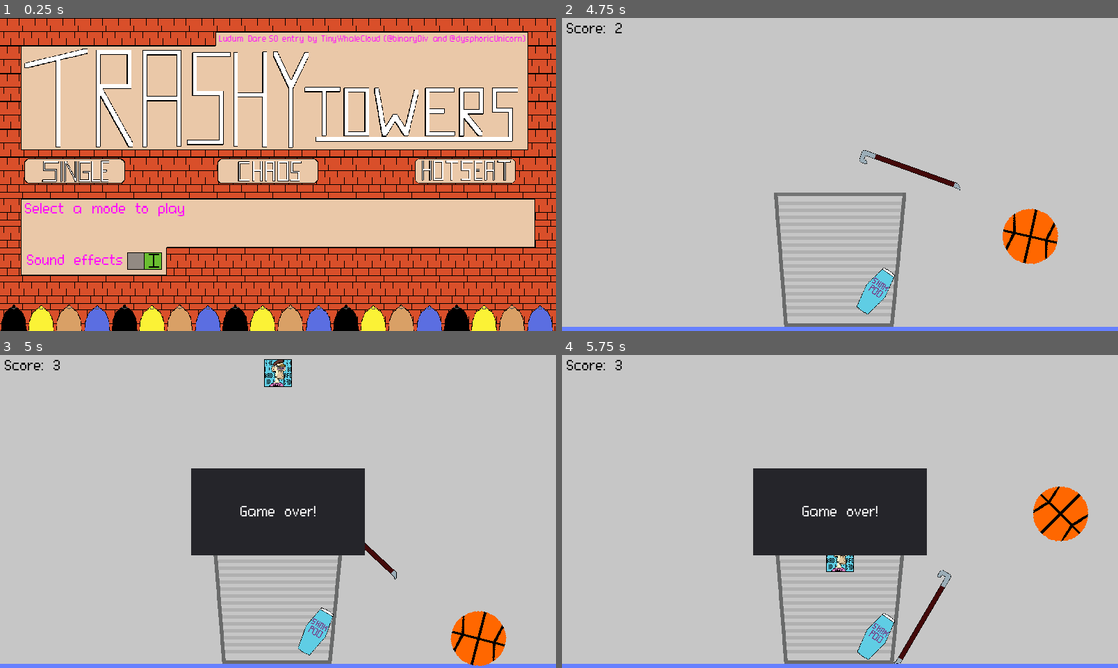
Above: before the commit, frames 1-4 (two rows, left to right).
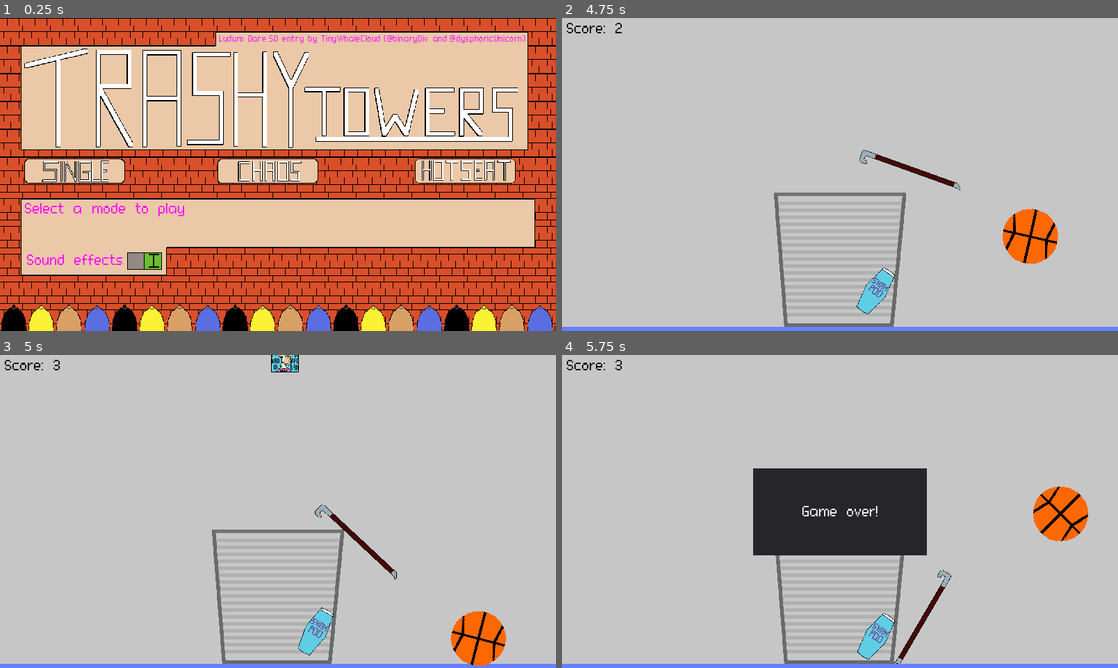
Above: after the commit, the same moments.

Repository: TinyWhaleCloud/ld50-trashytowers
Game: Godot game, scene res://screens/title_screen/TitleScreen.tscn
Same seed, same stepped clock (60 frames per second), same inputs: the game is played once before the commit and once after it. The engine's default icon, where the game draws it, is replaced by a stand-in: a white triangle on a blue panel in a dark square. Sound files missing from this copy of the repository are replaced by a short silence.
Inputs (mouse positions are in pixels of both pictures, inside the frame that each line leads up to):
- Up to frame 1 (0.25 s): no input
- Up to frame 2 (4.75 s): click (639, 171) at 0.5 s; move the mouse to (962, 158) at 1.27 s; hold D (player1_right) 1.28-2.78 s; tap Space (player1_drop) at 1.35, 2.1, 3.05, 3.8, 4.35 s; move the mouse to (728, 190) at 2.02 s; move the mouse to (895, 105) at 2.77 s; hold A (player1_left) 2.78-3.53 s; hold Q (player1_turn_ccw) 2.78-3.53 s; move the mouse to (812, 237) at 3.52 s; hold D (player1_right) from 3.53 s (still down); tap E (player1_turn_cw) at 3.6 s; move the mouse to (1006, 221) at 4.27 s
- Up to frame 3 (5 s): keep holding D (player1_right); tap 1 (debug_spawn_player) at 4.9 s
- Up to frame 4 (5.75 s): move the mouse to (673, 464) at 5.02 s; release D (player1_right) at 5.03 s; hold A (player1_left) from 5.03 s (still down); tap Space (player1_drop) at 5.1 s

Frames 1-2 are identical in both runs. In frame 3, 9.2% of the frame differs, in the area x 34-66%, y 0-64%; in frame 4, 0.3%.

Commit message:
Improve collision and floor detection

Diff:
--- a/src/actors/player/Player.gd
+++ b/src/actors/player/Player.gd
@@ -3,8 +3,6 @@
 
 # Emitted when the player dropped a trash object (i.e. let go of it)
 signal trash_dropped
-# Emitted when the player controlled trash collided with something and the player lost control
-signal trash_landed
 # Emitted when the spawn retry timer expired
 signal retry_spawn
 # Emitted when the score has changed
@@ -27,7 +25,7 @@
 func _process(delta):
     if current_trash:
         if Input.is_action_just_pressed("player1_drop"):
-            drop_trash()
+            drop_trash(true)
         else:
             process_movement_input()
 
@@ -68,7 +66,6 @@
     # Take control of the trash
     current_trash = trash
     current_trash.start_control()
-    current_trash.connect("touched_world", self, "_on_Trash_touched_world", [trash])
 
 # Drop the trash the player is controlling (voluntary drop)
 func drop_trash(accelerate_fall: bool = true):
@@ -100,27 +97,6 @@
     prints(self, "New score:", current_score)
     emit_signal("score_changed", current_score)
 
-
-# Called when the player controlled trash was dropped because it collided with something
-func _on_Trash_touched_world(touched_body: Node, trash: Trash):
-    # Control was already stopped by the trash itself
-    prints(self, "Trash landed!")
-
-    # Stop controlling the trash
-    if current_trash == trash:
-        current_trash = null
-
-    # Avoid signal repetition
-    if trash.is_connected("touched_world", self, "_on_Trash_touched_world"):
-        trash.disconnect("touched_world", self, "_on_Trash_touched_world")
-
-    # Add a point to the player's score
-    if not game_over and touched_body.name != "Floor":
-        add_score(1)
-
-    # Emit a signal to the main game for score keeping and spawning new trash
-    emit_signal("trash_landed")
-
 # Called when the retry timer expires
 func _on_SpawnRetryTimer_timeout():
     # Ignore timer when already controlling an object
--- a/src/actors/player/Player.tscn
+++ b/src/actors/player/Player.tscn
@@ -19,5 +19,4 @@
 [node name="SpawnRetryTimer" type="Timer" parent="."]
 one_shot = true
 
-[connection signal="trash_landed" from="." to="." method="_on_Player_trash_landed"]
 [connection signal="timeout" from="SpawnRetryTimer" to="." method="_on_SpawnRetryTimer_timeout"]
--- /dev/null
+++ b/src/objects/floor/Floor.gd
@@ -0,0 +1,2 @@
+class_name Floor
+extends StaticBody2D
--- a/src/objects/floor/Floor.tscn
+++ b/src/objects/floor/Floor.tscn
@@ -1,9 +1,12 @@
-[gd_scene load_steps=2 format=2]
+[gd_scene load_steps=3 format=2]
+
+[ext_resource path="res://objects/floor/Floor.gd" type="Script" id=1]
 
 [sub_resource type="RectangleShape2D" id=2]
 extents = Vector2( 1200, 20 )
 
 [node name="Floor" type="StaticBody2D"]
+script = ExtResource( 1 )
 
 [node name="Line2D" type="Line2D" parent="."]
 position = Vector2( 0, 5 )
--- a/src/objects/trash/Trash.gd
+++ b/src/objects/trash/Trash.gd
@@ -1,15 +1,22 @@
 class_name Trash
 extends RigidBody2D
 
-# Emitted when the trash object touched something and thus the player lost control
-signal touched_world(body)
+# Emitted when the trash touched something and thus the player lost control
+signal touched_anything(trash)
+# Emitted when the trash touched the trash bin (or something that is inside the bin)
+signal touched_trash_bin(trash)
+# Emitted when the trash touched the floor (or something that is lying on the floor)
+signal touched_floor(trash)
 
 # State variables
-var has_landed: bool = false
-var player_controlled: bool = false
-var player_velocity: Vector2 = Vector2(0, 0)
-var player_rotation: float = 0
-onready var settings = get_node("/root/Settings")
+var has_touched_anything := false
+var is_in_trash_bin := false
+var is_on_floor := false
+var player_controlled := false
+var player_velocity := Vector2(0, 0)
+var player_rotation := 0
+
+onready var settings := get_node("/root/Settings") as Settings
 
 func _integrate_forces(state):
     if player_controlled:
@@ -27,11 +34,31 @@
     player_velocity = new_velocity
     player_rotation = new_rotation
 
+# Called when a collision with another body happens
 func _on_Trash_body_entered(body):
-    # Some collision occured. Drop the trash.
-    if not has_landed:
-        has_landed = true
+    var play_sound := false
+
+    # If the player is still controlling the trash, the trash should be dropped automatically
+    if not has_touched_anything:
+        prints(self, "Trash has touched something")
+        has_touched_anything = true
+        play_sound = true
         stop_control()
-        emit_signal("touched_world", body)
-        if settings.sfx_enabled:
-            $AudioStreamPlayer.play()
+        emit_signal("touched_anything", self)
+
+    # Detect when the trash lands in the trash bin (or collides with any trash in the bin)
+    if not is_in_trash_bin and (body is TrashBin or body.get("is_in_trash_bin")):
+        prints(self, "Trash landed in the trash bin")
+        is_in_trash_bin = true
+        play_sound = true
+        emit_signal("touched_trash_bin", self)
+
+    # Detect when the trash lands on the floor (or on any trash that is already lying on the floor)
+    if not is_on_floor and (body is Floor or body.get("is_on_floor")):
+        prints(self, "Trash landed on the floor")
+        is_on_floor = true
+        play_sound = true
+        emit_signal("touched_floor", self)
+
+    if play_sound and settings.sfx_enabled:
+        ($AudioStreamPlayer as AudioStreamPlayer).play()
--- a/src/objects/trash/Trash.tscn
+++ b/src/objects/trash/Trash.tscn
@@ -4,6 +4,7 @@
 [ext_resource path="res://objects/trash/Trash.gd" type="Script" id=2]
 
 [node name="Trash" type="RigidBody2D"]
+continuous_cd = 2
 contacts_reported = 1
 contact_monitor = true
 script = ExtResource( 2 )
--- /dev/null
+++ b/src/objects/trash_bin/TrashBin.gd
@@ -0,0 +1,2 @@
+class_name TrashBin
+extends StaticBody2D
--- a/src/objects/trash_bin/TrashBin.tscn
+++ b/src/objects/trash_bin/TrashBin.tscn
@@ -1,8 +1,10 @@
-[gd_scene load_steps=2 format=2]
+[gd_scene load_steps=3 format=2]
 
 [ext_resource path="res://objects/trash_bin/trashcan.png" type="Texture" id=1]
+[ext_resource path="res://objects/trash_bin/TrashBin.gd" type="Script" id=2]
 
 [node name="TrashBin" type="StaticBody2D"]
+script = ExtResource( 2 )
 
 [node name="CollisionPolygon2D" type="CollisionPolygon2D" parent="."]
 position = Vector2( 0, -320 )
--- a/src/project.godot
+++ b/src/project.godot
@@ -14,6 +14,11 @@
 "language": "GDScript",
 "path": "res://objects/trash/kinds/basketball/Basketball.gd"
 }, {
+"base": "StaticBody2D",
+"class": "Floor",
+"language": "GDScript",
+"path": "res://objects/floor/Floor.gd"
+}, {
 "base": "CanvasLayer",
 "class": "HUD",
 "language": "GDScript",
@@ -28,12 +33,19 @@
 "class": "Trash",
 "language": "GDScript",
 "path": "res://objects/trash/Trash.gd"
+}, {
+"base": "StaticBody2D",
+"class": "TrashBin",
+"language": "GDScript",
+"path": "res://objects/trash_bin/TrashBin.gd"
 } ]
 _global_script_class_icons={
 "Basketball": "",
+"Floor": "",
 "HUD": "",
 "Player": "",
-"Trash": ""
+"Trash": "",
+"TrashBin": ""
 }
 
 [application]
--- a/src/screens/main_game/MainGame.gd
+++ b/src/screens/main_game/MainGame.gd
@@ -1,4 +1,7 @@
 extends Node2D
+
+# Emitted to start the next turn
+signal next_turn
 
 # Packed scenes
 var basketball_scene = preload("res://objects/trash/kinds/basketball/Basketball.tscn")
@@ -41,6 +44,10 @@
     if event.is_action_pressed("debug_spawn_player"):
         spawn_player_trash()
 
+# Generates a new random trash instance
+func generate_trash() -> Trash:
+    return trash_kinds[randomizer.randi_range(0, trash_kinds.size() -1)].instance()
+
 # Spawn new trash controlled by the player
 func spawn_player_trash():
     # Don't spawn new objects if the player has already lost the game
@@ -61,8 +68,11 @@
         return
 
     # Create new trash object
-    var new_trash = trash_kinds[randomizer.randi_range(0, trash_kinds.size() -1)].instance()
+    var new_trash := generate_trash()
     new_trash.position = $Player/SpawnPosition.global_position
+    new_trash.connect("touched_anything", self, "_on_Trash_touched_anything")
+    new_trash.connect("touched_trash_bin", self, "_on_Trash_touched_trash_bin")
+    new_trash.connect("touched_floor", self, "_on_Trash_touched_floor")
 
     # Let the player control the trash
     $Player.take_trash(new_trash)
@@ -72,29 +82,41 @@
 
 # Stop player from controlling objects and show game over screen
 func player_game_over():
+    if $Player.game_over:
+        return
+
     # Stop control, drop any trash
     $Player.game_over = true
-    $Player.drop_trash(false)
+    $Player.drop_trash()
     $HUD.show_game_over()
     if settings.sfx_enabled:
         $GameOverPlayer.play()
 
-# Called when the player (voluntarily) dropped a trash object
-func _on_Player_trash_dropped():
-    prints(self, "Player dropped the trash!")
+# Called when a trash object touches anything for the first time
+func _on_Trash_touched_anything(trash: Trash):
+    prints(self, "Trash touched something!")
 
-# Called when the player controlled trash landed (i.e. collided with the world)
-func _on_Player_trash_landed():
-    # TODO: Check WHERE the trash landed
-    prints(self, "Trash has landed!")
+    # If the trash is controlled by the player, the player should lose control now
+    if $Player.current_trash == trash:
+        $Player.drop_trash()
 
-    # Spawn new trash
-    spawn_player_trash()
+    # Next turn!
+    emit_signal("next_turn")
 
-# Called when a body entered the area above the floor
-func _on_FloorArea_body_entered(body):
-    if body is Trash:
-        player_game_over()
+# Called when a trash object touches the trash bin
+func _on_Trash_touched_trash_bin(trash: Trash):
+    prints(self, "Trash landed in the trash bin!")
+
+    # Add a point to the player's score
+    if not $Player.game_over:
+        $Player.add_score(1)
+
+# Called when a trash object touches the floor (or anything on the floor)
+func _on_Trash_touched_floor(trash: Trash):
+    prints(self, "Trash landed on the floor!")
+
+    # Player lost the game
+    player_game_over()
 
 # Called when the player's spawn retry timer expired
 func _on_Player_retry_spawn():
@@ -104,3 +126,8 @@
 # Called when the player's score has changed
 func _on_Player_score_changed(new_score):
     $HUD.set_player_score(new_score)
+
+# Called when the turn ended (trash landed) and the next turn should begin
+func _on_MainGame_next_turn():
+    if not $Player.game_over:
+        spawn_player_trash()
--- a/src/screens/main_game/MainGame.tscn
+++ b/src/screens/main_game/MainGame.tscn
@@ -6,9 +6,6 @@
 [ext_resource path="res://ui/hud/HUD.tscn" type="PackedScene" id=4]
 [ext_resource path="res://objects/floor/Floor.tscn" type="PackedScene" id=5]
 [ext_resource path="res://screens/main_game/gameover.wav" type="AudioStream" id=6]
-
-[sub_resource type="RectangleShape2D" id=1]
-extents = Vector2( 800, 40 )
 
 [node name="MainGame" type="Node2D"]
 script = ExtResource( 1 )
@@ -22,25 +19,12 @@
 [node name="Player" parent="." instance=ExtResource( 3 )]
 position = Vector2( 640, 0 )
 
-[node name="FloorArea" type="Area2D" parent="."]
-position = Vector2( 640, 720 )
-
-[node name="CollisionShapeLeft" type="CollisionShape2D" parent="FloorArea"]
-position = Vector2( -946, -40 )
-shape = SubResource( 1 )
-
-[node name="CollisionShapeRight" type="CollisionShape2D" parent="FloorArea"]
-position = Vector2( 944, -40 )
-shape = SubResource( 1 )
-
 [node name="Floor" parent="." instance=ExtResource( 5 )]
 position = Vector2( 640, 710 )
 
 [node name="GameOverPlayer" type="AudioStreamPlayer" parent="."]
 stream = ExtResource( 6 )
 
+[connection signal="next_turn" from="." to="." method="_on_MainGame_next_turn" flags=3]
 [connection signal="retry_spawn" from="Player" to="." method="_on_Player_retry_spawn"]
 [connection signal="score_changed" from="Player" to="." method="_on_Player_score_changed"]
-[connection signal="trash_dropped" from="Player" to="." method="_on_Player_trash_dropped"]
-[connection signal="trash_landed" from="Player" to="." method="_on_Player_trash_landed"]
-[connection signal="body_entered" from="FloorArea" to="." method="_on_FloorArea_body_entered"]
Not shown: 1 places in src/screens/main_game/MainGame.tscn that only renumber resources
